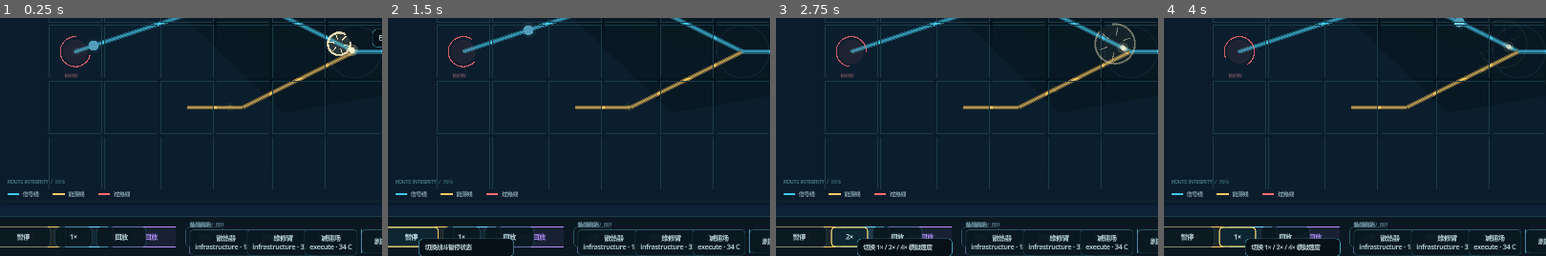
Above: before the commit, frames 1-4 (left to right).
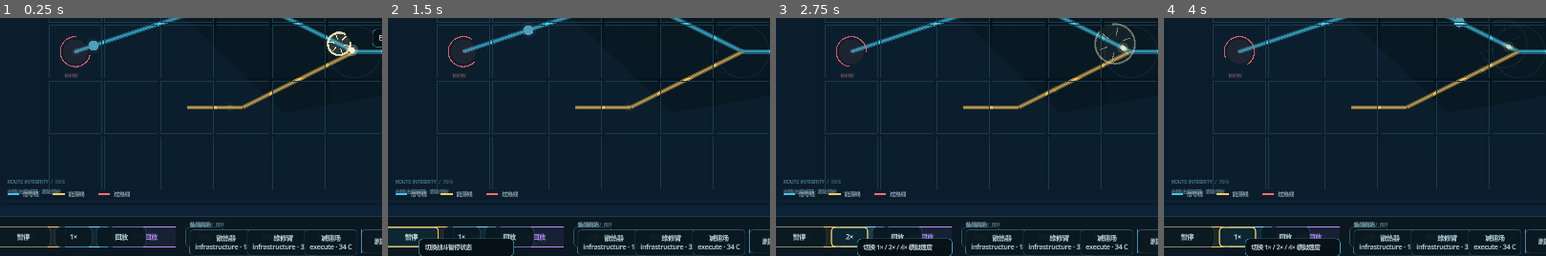
Above: after the commit, the same moments.

Repository: wsw12321/circuit-bastion
Game: Godot game, scene res://scenes/main.tscn
Same seed, same stepped clock (60 frames per second), same inputs: the game is played once before the commit and once after it.
Inputs:
- Up to frame 1 (0.25 s): no input
- Up to frame 2 (1.5 s): click "暂停" at 0.5 s; click "继续" at 1.25 s
- Up to frame 3 (2.75 s): click "1×" at 2 s
- Up to frame 4 (4 s): click "2×" at 2.75 s; click "4×" at 3.5 s
The pictures show only the part of the screen within x 2-52%, y 49-99%; the shares and areas given below are measured in that part.

The runs differ from the first frame. In frame 1, 0.2% of the frame differs, in the area x 2-16%, y 72-74%; in frame 2, 0.2%; in frame 3, 0.2%; in frame 4, 0.2%.

Commit message:
Unify camera gestures and drag feedback in battle view

Diff:
--- a/godot/battle_view.gd
+++ b/godot/battle_view.gd
@@ -48,6 +48,8 @@
 var feedback_message := "就绪 · 点击商店模块开始部署"
 var feedback_tone := "info"
 var touch_pointer_id := -1
+var active_touch_ids: Dictionary = {}
+var touch_gesture_active := false
 var enemy_hp_cache: Dictionary = {}
 var enemy_last_state: Dictionary = {}
 var enemy_hit_flash: Dictionary = {}
@@ -203,6 +205,13 @@
 	var camera := _battle_camera()
 	if camera != null and camera.has_method("zoom_by"):
 		camera.zoom_by(delta)
+
+
+func _forward_camera_input(event: InputEvent) -> bool:
+	var camera := _battle_camera()
+	if camera == null or not camera.has_method("handle_input"):
+		return false
+	return bool(camera.handle_input(event))
 
 
 func set_snapshot(value: Dictionary) -> void:
@@ -327,6 +336,8 @@
 	draw_string(font, board.position + Vector2(board.size.x - 184, 26), "SIM TICK  %06d" % int(snapshot.get("tick", 1842)), HORIZONTAL_ALIGNMENT_LEFT, -1, 11, Color("#6f929f"))
 	draw_string(font, board.position + Vector2(18, board.size.y - 42), "ROUTE INTEGRITY  /  96%", HORIZONTAL_ALIGNMENT_LEFT, -1, 9, Color("#4d8290"))
 	draw_string(font, board.position + Vector2(board.size.x - 134, board.size.y - 42), "BANDWIDTH 64%", HORIZONTAL_ALIGNMENT_LEFT, -1, 9, Color("#4d8290"))
+	var camera_hint := "双指旋转/缩放 · 单指点选/拖动" if _is_compact(get_rect().size) else "中键/右键旋转 · 滚轮缩放"
+	draw_string(font, board.position + Vector2(18, board.size.y - 23), camera_hint, HORIZONTAL_ALIGNMENT_LEFT, -1, 9, Color("#60818c"))
 
 
 func _draw_board_markers(origin: Vector2, cell_size: float) -> void:
@@ -864,14 +875,12 @@
 			preview_valid = _cell_is_valid(preview_cell, dragging_module_id)
 		queue_redraw()
 	elif event is InputEventMouseButton:
-		if event.button_index == MOUSE_BUTTON_MIDDLE:
-			camera_dragging = event.pressed
+		if event.button_index == MOUSE_BUTTON_RIGHT and event.pressed:
+			_cancel_interaction("已取消部署")
+			_forward_camera_input(event)
 			return
-		if event.button_index == MOUSE_BUTTON_WHEEL_UP and event.pressed:
-			_zoom_battle_camera(-1.0)
-			return
-		if event.button_index == MOUSE_BUTTON_WHEEL_DOWN and event.pressed:
-			_zoom_battle_camera(1.0)
+		if event.button_index == MOUSE_BUTTON_MIDDLE or event.button_index == MOUSE_BUTTON_WHEEL_UP or event.button_index == MOUSE_BUTTON_WHEEL_DOWN:
+			_forward_camera_input(event)
 			return
 		if event.button_index == MOUSE_BUTTON_LEFT:
 			if event.pressed:
@@ -881,21 +890,42 @@
 					camera_dragging = false
 					return
 				_pointer_release(event.position)
-		elif event.button_index == MOUSE_BUTTON_RIGHT and event.pressed:
-			_cancel_interaction("已取消部署")
 	elif event is InputEventScreenTouch:
+		active_touch_ids[event.index] = event.position if event.pressed else active_touch_ids.get(event.index, Vector2.ZERO)
+		_forward_camera_input(event)
 		if event.pressed:
+			if active_touch_ids.size() > 1:
+				touch_gesture_active = true
+				touch_pointer_id = -1
+				dragging_module_id = ""
+				drag_origin_cell = Vector2i(-1, -1)
+				preview_cell = Vector2i(-1, -1)
+				queue_redraw()
+				return
 			touch_pointer_id = event.index
 			_pointer_press(event.position)
 		else:
+			active_touch_ids.erase(event.index)
+			if touch_gesture_active:
+				if active_touch_ids.is_empty():
+					touch_gesture_active = false
+				touch_pointer_id = -1
+				queue_redraw()
+				return
 			if touch_pointer_id == event.index:
 				_pointer_release(event.position)
 				touch_pointer_id = -1
-	elif event is InputEventScreenDrag and event.index == touch_pointer_id:
-		hover_cell = _cell_at(event.position)
-		preview_cell = hover_cell
-		preview_valid = _cell_is_valid(preview_cell, dragging_module_id)
-		queue_redraw()
+	elif event is InputEventScreenDrag:
+		if touch_gesture_active:
+			_forward_camera_input(event)
+			return
+		if _forward_camera_input(event):
+			return
+		if event.index == touch_pointer_id:
+			hover_cell = _cell_at(event.position)
+			preview_cell = hover_cell
+			preview_valid = _cell_is_valid(preview_cell, dragging_module_id)
+			queue_redraw()
 	elif event is InputEventKey and event.pressed and not event.echo:
 		_handle_key(event)
 
@@ -1013,6 +1043,7 @@
 			else:
 				feedback_message = "位置冲突 · 请选择空闲网格"
 				feedback_tone = "warn"
+				_trigger_screen_feedback(0.34, 0.24)
 			queue_redraw()
 			return
 		selected_cell = cell
@@ -1035,9 +1066,11 @@
 		command_requested.emit("move:%s:%d:%d" % [dragging_module_id, target.x, target.y])
 		feedback_message = "移动 %s → [%d,%d]" % [dragging_module_id, target.x, target.y]
 		feedback_tone = "ok"
+		_trigger_screen_feedback(0.12, 0.10)
 	elif target != drag_origin_cell:
 		feedback_message = "移动被阻止 · 目标网格不可用"
 		feedback_tone = "warn"
+		_trigger_screen_feedback(0.34, 0.24)
 	dragging_module_id = ""
 	drag_origin_cell = Vector2i(-1, -1)
 	preview_cell = target
